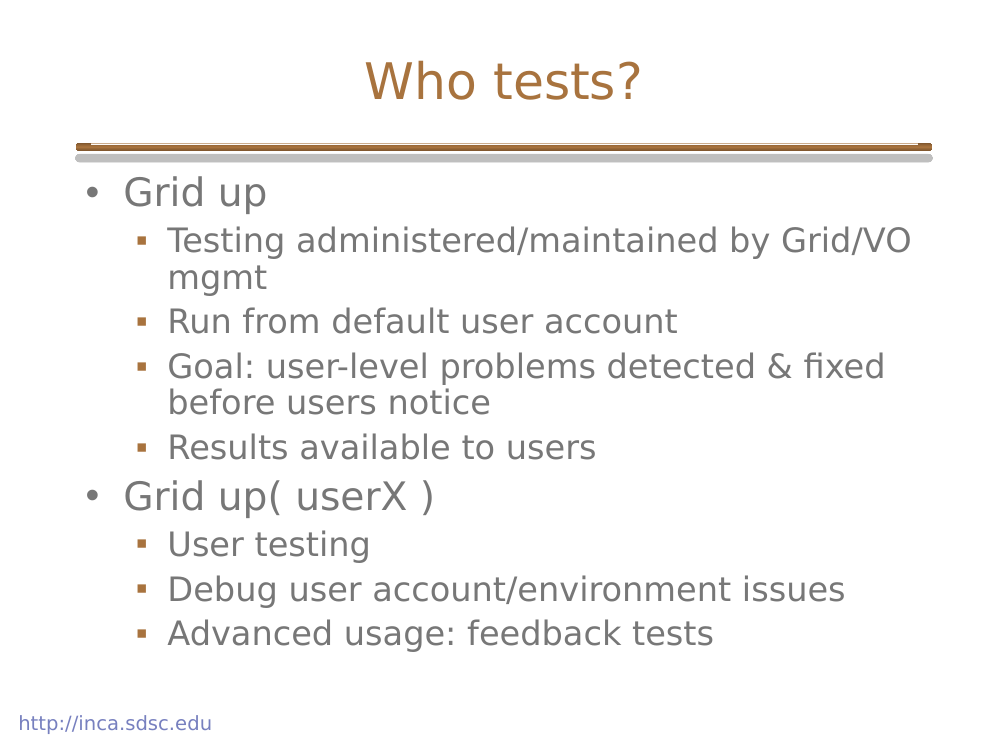
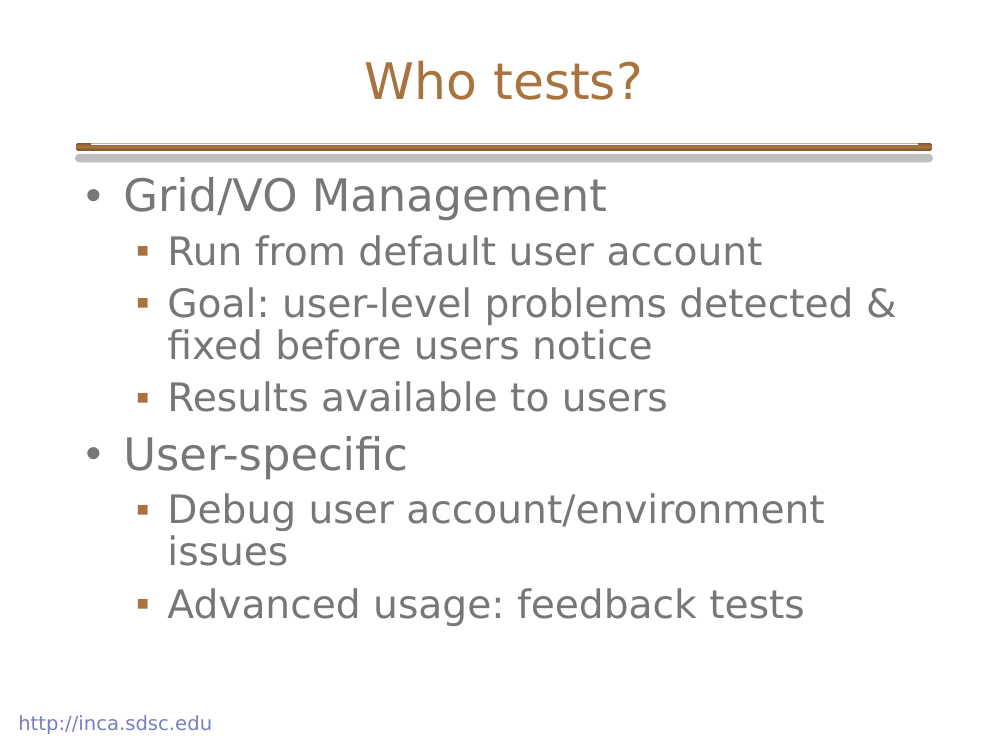
Before and after one commit to IncaProject/inca-xsede, a slide deck: slide 5 of talks/inca_GPW_06-2005.ppt. Drawn at 1008x756 pixels with LibreOffice and Linux fonts; fonts in the diff are those of the drawing; background and template pictures are left out. Boxes give left, top, right and bottom in pixels: in the first picture for what was removed or moved away, otherwise in the second. Text is boxed around its words. In the diff, an @@ line names an element or a change of style, - is before the commit and + after.

```diff
--- a/talks/inca_GPW_06-2005.ppt
+++ b/talks/inca_GPW_06-2005.ppt
@@ text at box(123, 177, 607, 221): text changed; size 24 to 32 pt @@
-• Grid up
-  ▪ Testing administered/maintained by Grid/VO mgmt
+• Grid/VO Management
@@ text at box(167, 235, 853, 626): size 24 to 28 pt in "Run from default user account", "Goal: user-level problems detected & fixed before ...", "Results available to users", "Debug user account/environment issues" and 1 more places; more space between paragraphs @@
@@ text at box(123, 436, 408, 480): text changed; size 28 to 32 pt @@
-• Grid up( userX )
-  ▪ User testing
+• User-specific
```
Also in this commit, not shown: 6 other slides changed, 1 slide added.
